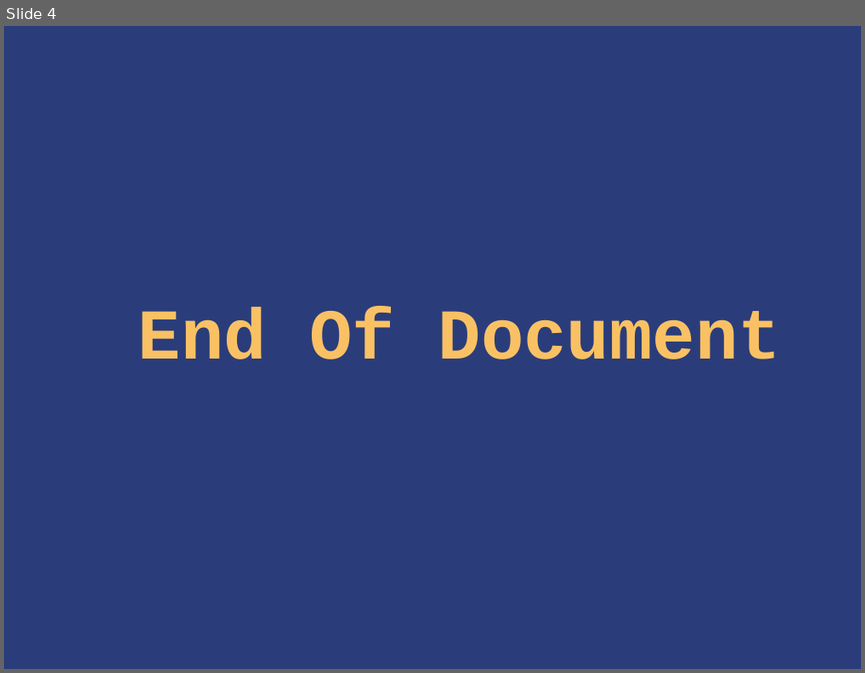
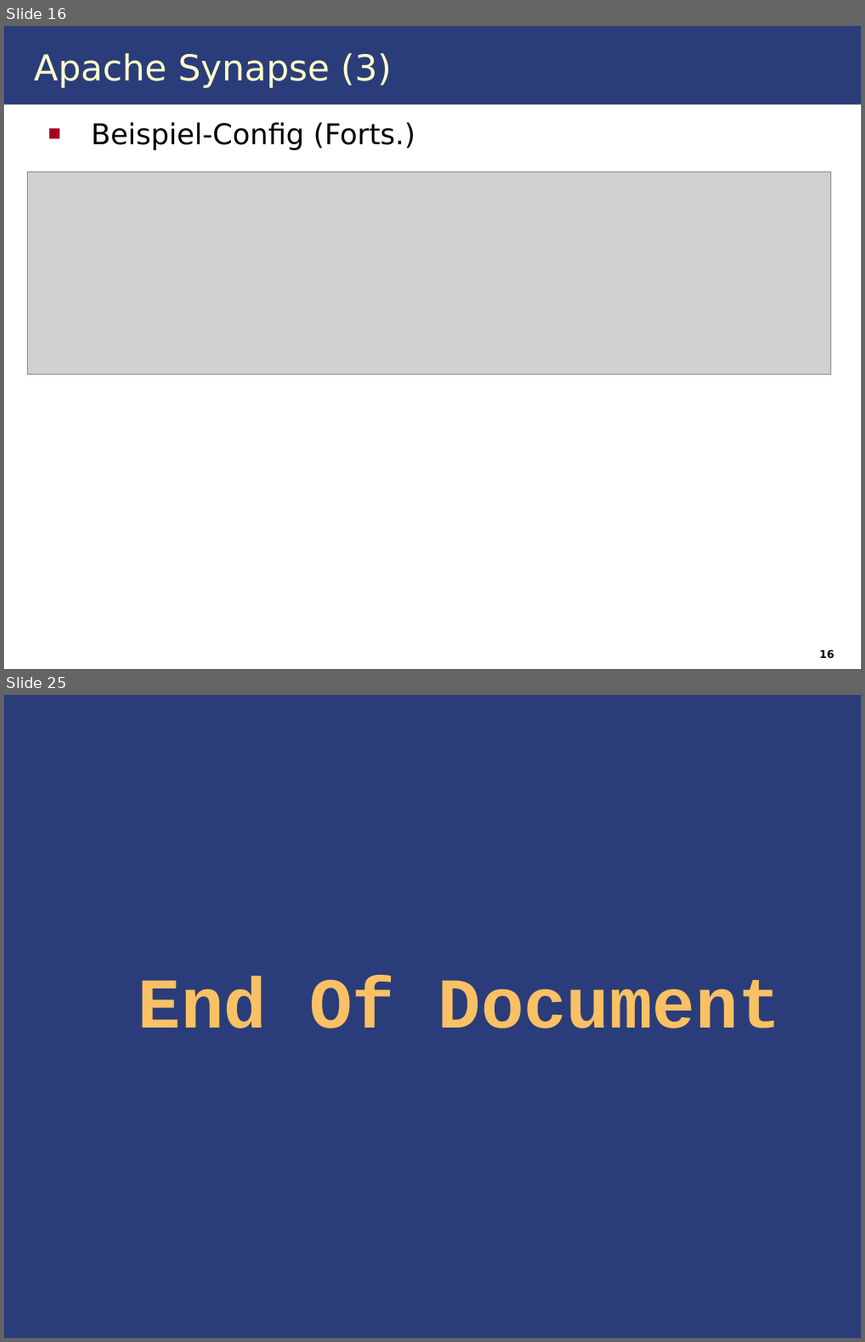
Before and after one commit to IAAS/decidr, a slide deck: seminars/dh/Enterprise Service Bus.ppt. Shown one above the other, each under a label of ours: slide 4 before the commit, slides 16 and 25 after it; the slides between them are not shown. The pictures are 865x673 and 865x1342 pixels, drawn with LibreOffice and Linux fonts; fonts in the diff are those of the drawing; grey boxes stand for pictures. Boxes give left, top, right and bottom in pixels: in the first picture for what was removed or moved away, otherwise in the second. Text is boxed around its words. In the diff, an @@ line names an element or a change of style, - is before the commit and + after.

```diff
--- a/seminars/dh/Enterprise Service Bus.ppt
+++ b/seminars/dh/Enterprise Service Bus.ppt
@@ slide 16 added at box(4, 26, 861, 669), background #FFFFFF @@
@@ rectangle added at box(4, 26, 861, 105), fill #2A3D7A @@
@@ title added at box(34, 53, 391, 88), 30 pt, text #FFFFCC @@
+Apache Synapse (3)
@@ text added at box(91, 122, 415, 150), 24 pt, text #000000 @@
+■ Beispiel-Config (Forts.)
@@ picture added at box(27, 171, 830, 374) @@
@@ page number added at box(819, 649, 834, 658), 9 pt, text #000000, bold @@
+16
@@ what was slide 4 is now slide 25 @@
```
Also in this commit, not shown: 3 slides changed, 20 other slides added.
